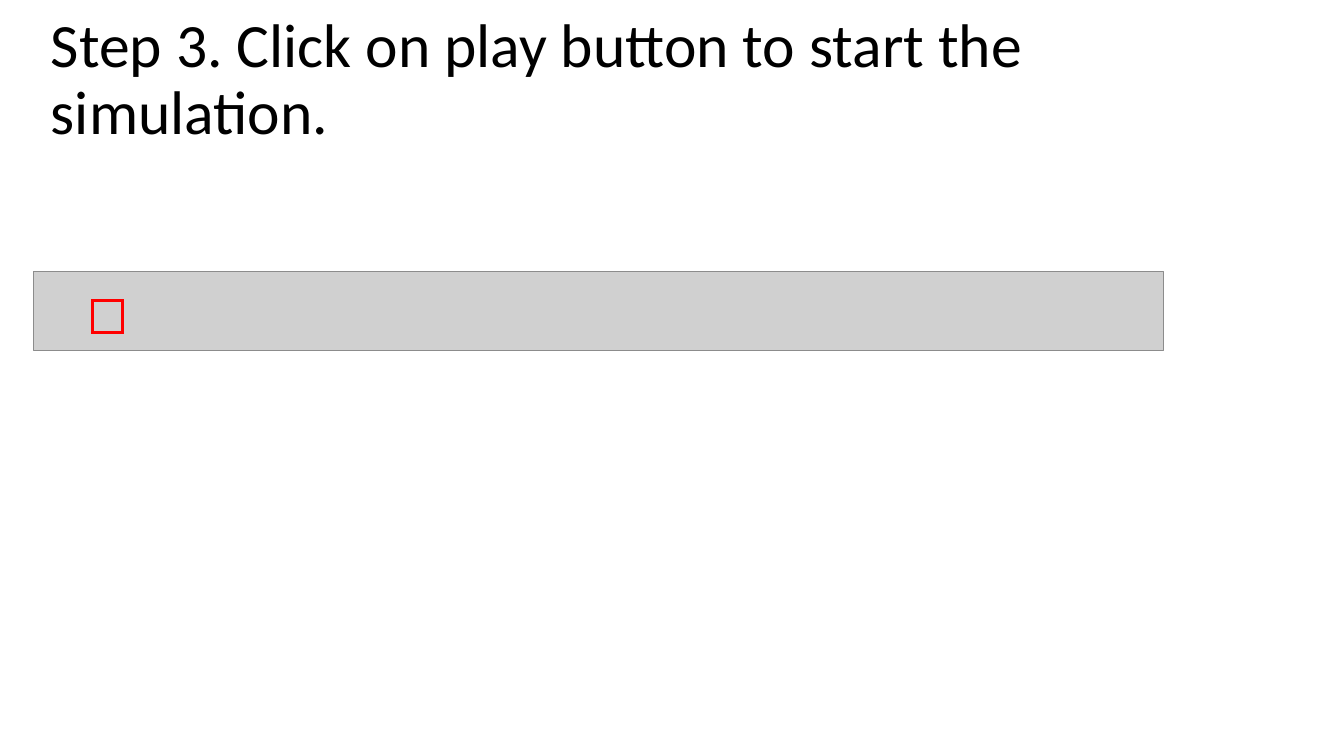
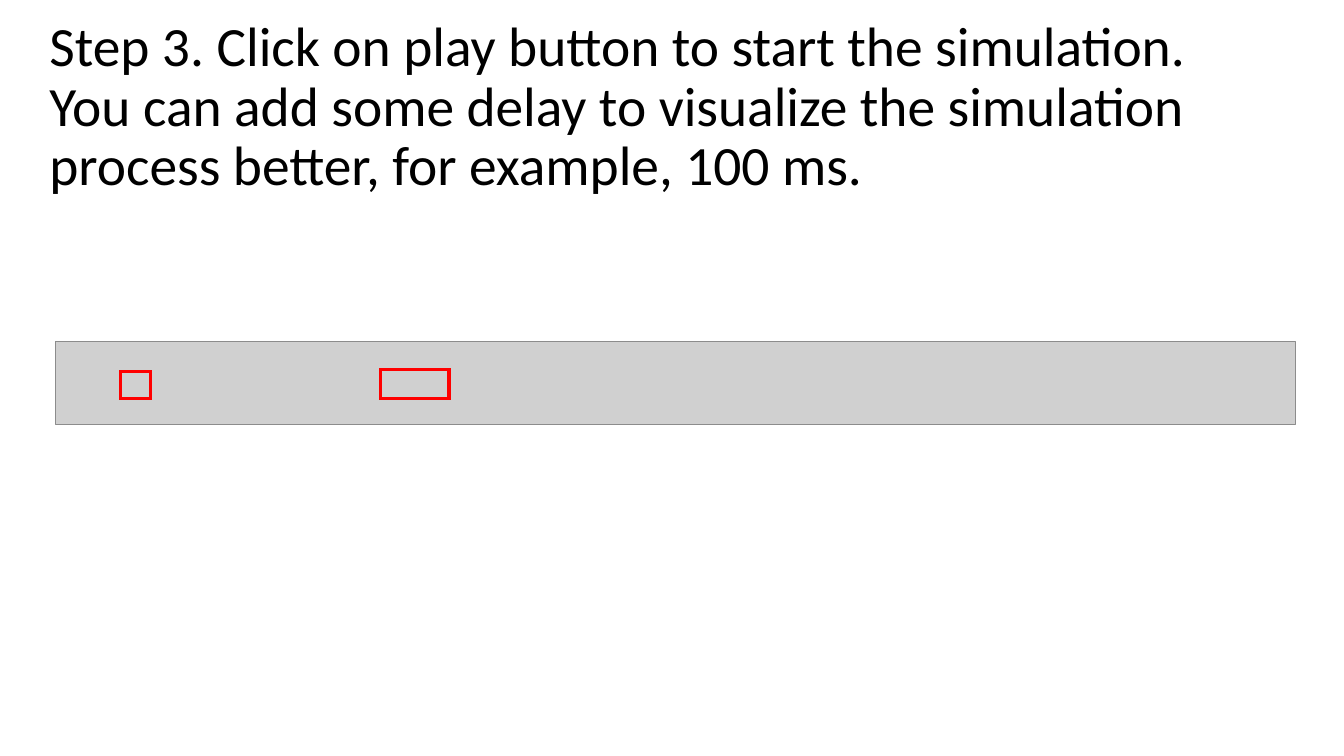
Before and after one commit to PAWorkzoneAutomation/TrafficSimulators_GettingStartedWithDifferrentSimulators_GettingStartedWithSUMO, a slide deck: slide 5 of Documents/How to talk to SUMO through python API.pptx (slide 6 before the commit). Drawn at 1344x756 pixels with LibreOffice and Linux fonts; fonts in the diff are those of the drawing; grey boxes stand for pictures. Boxes give left, top, right and bottom in pixels: in the first picture for what was removed or moved away, otherwise in the second. Text is boxed around its words. In the diff, an @@ line names an element or a change of style, - is before the commit and + after.

```diff
--- a/Documents/How to talk to SUMO through python API.pptx
+++ b/Documents/How to talk to SUMO through python API.pptx
@@ title at <box>49,27,1185,194</box>: text changed; size 44 to 39.6 pt @@
-Step 3. Click on play button to start the simulation.
+Step 3. Click on play button to start the simulation. You can add some delay to visualize the simulation process better, for example, 100 ms.
@@ picture removed at <box>33,272,1164,351</box> @@
@@ picture added at <box>55,341,1296,424</box> @@
@@ rectangle: place and size @@
-rectangle at <box>93,300,123,333</box>
+rectangle at <box>121,372,151,399</box>
@@ rectangle added at <box>381,369,450,398</box>, outline #FF0000 2.25 pt @@
```
Also in this commit, not shown: 4 other slides changed, 5 slides added, 1 slide removed.
